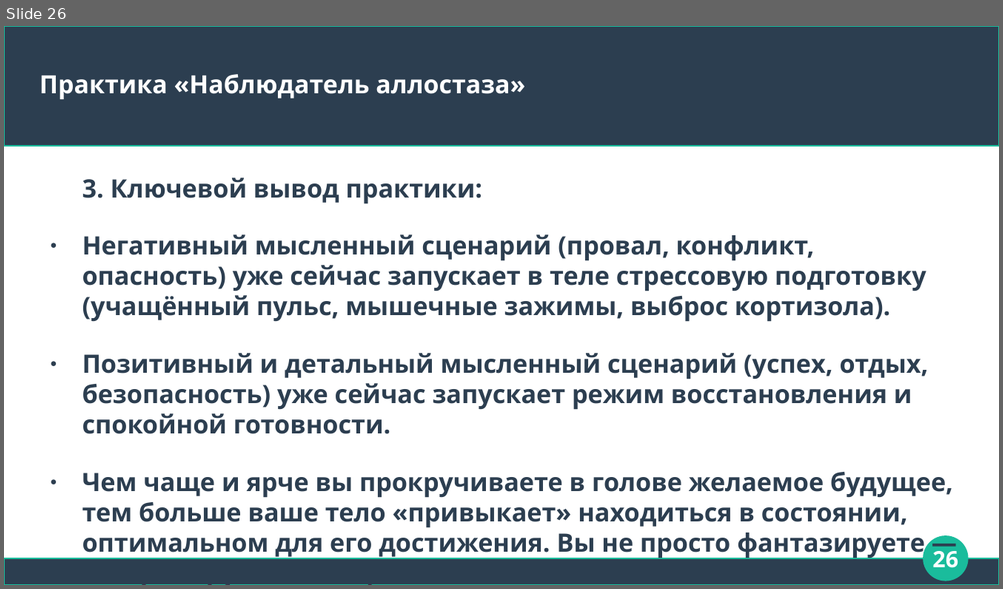
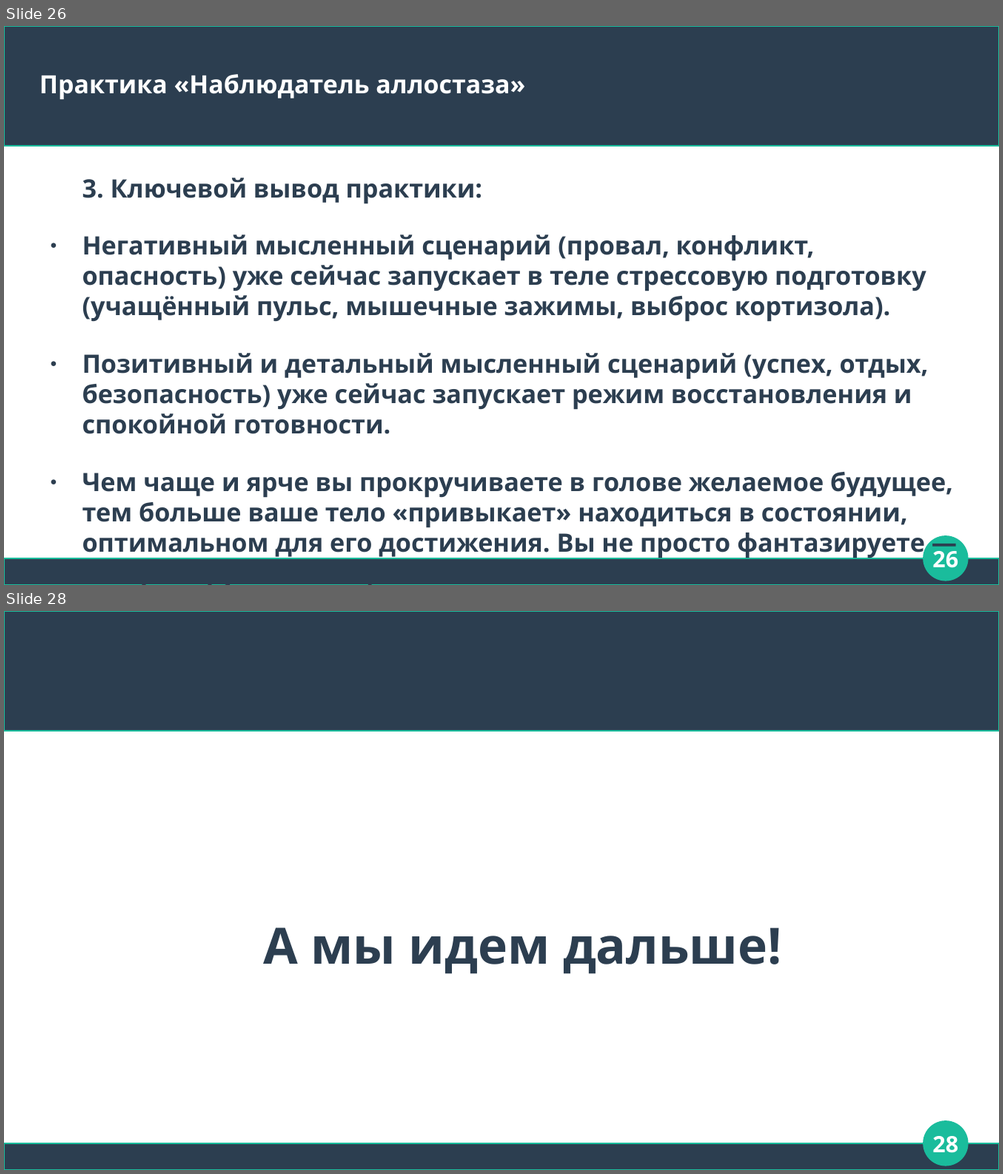
Before and after one commit to Chularev/articles, a slide deck: Psychology/4. аллостаз.odp. Shown one above the other, each under a label of ours: slide 26 before the commit, slides 26 and 28 after it; the slides between them are not shown. The pictures are 1003x589 and 1003x1174 pixels, drawn with LibreOffice and Linux fonts; fonts in the diff are those of the drawing. Boxes give left, top, right and bottom in pixels: in the first picture for what was removed or moved away, otherwise in the second. Text is boxed around its words. In the diff, an @@ line names an element or a change of style, - is before the commit and + after.

```diff
--- a/Psychology/4. аллостаз.odp
+++ b/Psychology/4. аллостаз.odp
@@ slide 28 added at bbox=[4, 611, 999, 1170], background #FFFFFF; not listed: 3 template elements that a slide beside it also shows @@
@@ text added at bbox=[263, 928, 782, 974], 40 pt, text #2C3E50, bold @@
+А мы идем дальше!
@@ page number added at bbox=[932, 1136, 958, 1153], 18 pt, text #FFFFFF, bold @@
+28
```
Also in this commit, not shown: 1 other slide added, 1 slide removed.
